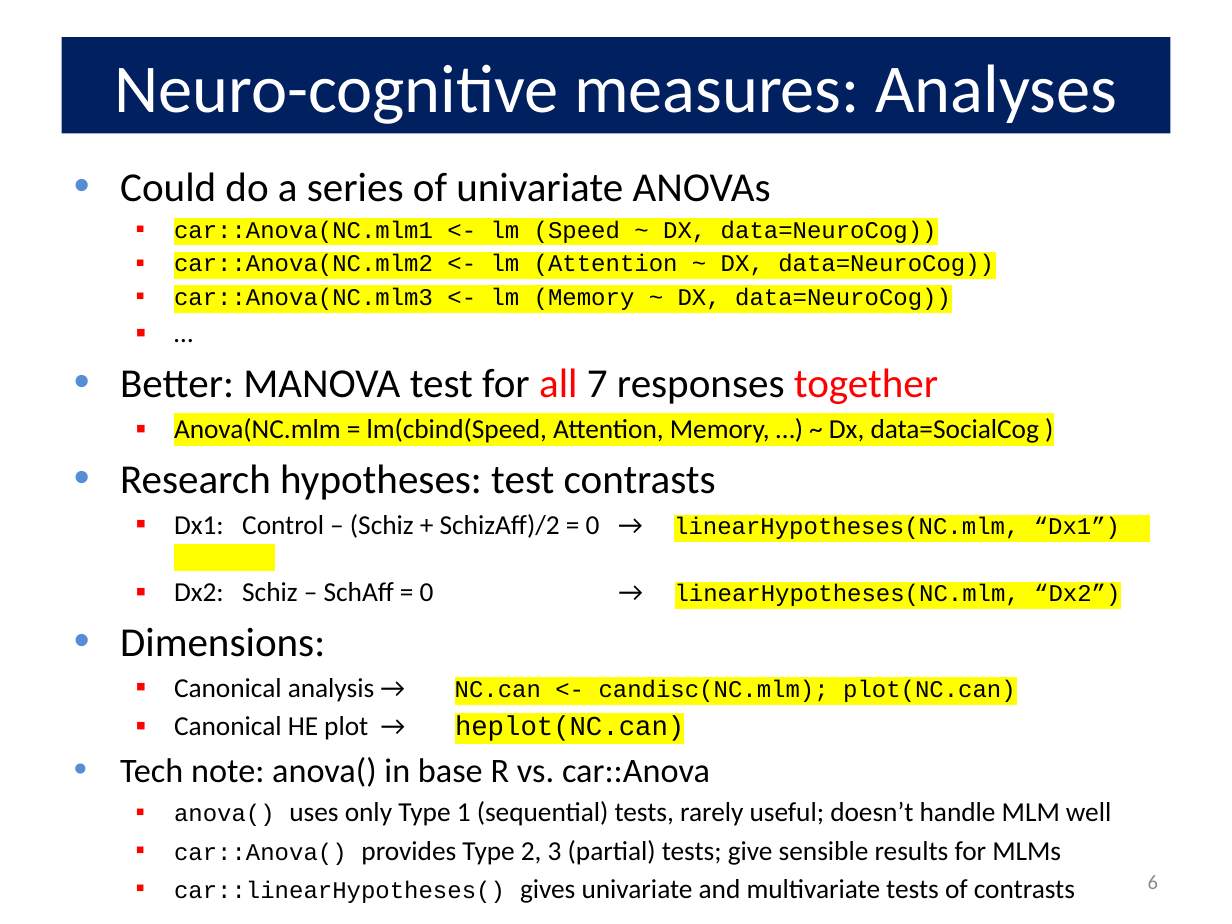
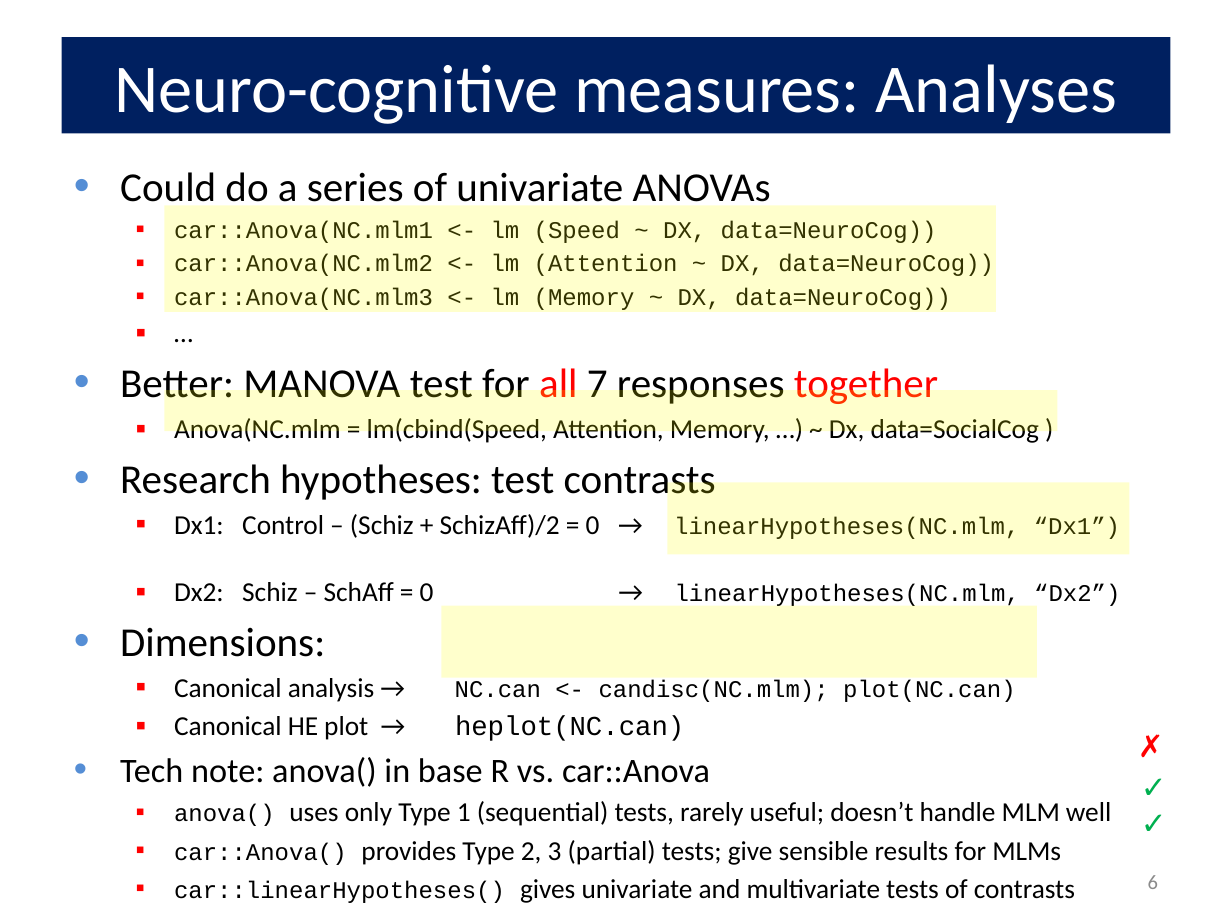
Before and after one commit to friendly/VisMLM-course, a slide deck: slide 6 of lectures/lecture3.pptx. Drawn at 1232x924 pixels with LibreOffice and Linux fonts; fonts in the diff are those of the drawing. Boxes give left, top, right and bottom in pixels: in the first picture for what was removed or moved away, otherwise in the second. Text is boxed around its words. In the diff, an @@ line names an element or a change of style, - is before the commit and + after.

```diff
--- a/lectures/lecture3.pptx
+++ b/lectures/lecture3.pptx
@@ rectangle added at [164,206,995,313], fill #FFFF00 at 20% opacity @@
@@ text at [174,220,1120,741]: highlight #FFFF00 to none in "car::Anova(NC.mlm1 <- lm (Speed ~ DX, data=NeuroCog))", "car::Anova(NC.mlm2 <- lm (Attention ~ DX, data=NeuroCog))", "car::Anova(NC.mlm3 <- lm (Memory ~ DX, data=NeuroCog))", "Anova(NC.mlm = lm(cbind(Speed, Attention, Memory, …) ~ ..." and 4 more places @@
@@ rectangle added at [164,391,1057,431], fill #FFFF00 at 20% opacity @@
@@ rectangle added at [668,483,1130,554], fill #FFFF00 at 20% opacity @@
@@ rectangle added at [441,606,1036,678], fill #FFFF00 at 20% opacity @@
@@ text added at [1126,721,1170,770], 18 pt, text #FF0000 @@
+✗
@@ text added at [1129,761,1178,811], 18 pt, text #00B050 @@
+✓
@@ text added at [1129,798,1178,848], 18 pt, text #00B050 @@
+✓
```
Also in this commit, not shown: 14 other slides changed, 2 other files.
